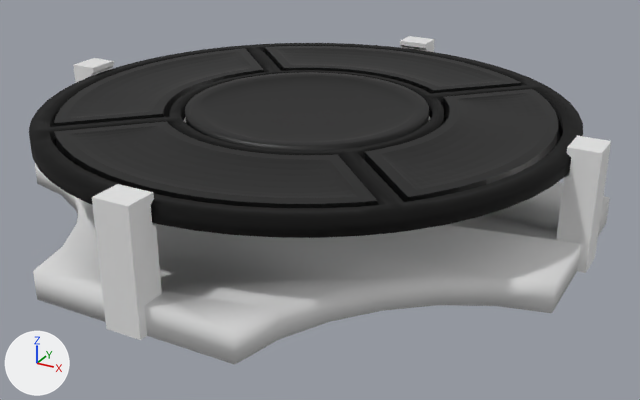
Before and after pictures for a commit that changed the Blender file dpad.blend.
One viewpoint serves both versions: a 50 mm camera at (1.71, -3.01, 1.1) aimed at (0.08, -0.05, -0.39). Every picture has the same lights, and +X, +Y and +Z are marked at lower left.

Objects in the first picture: 'Arrows', 'Enter', 'Holder', 'Plane'.
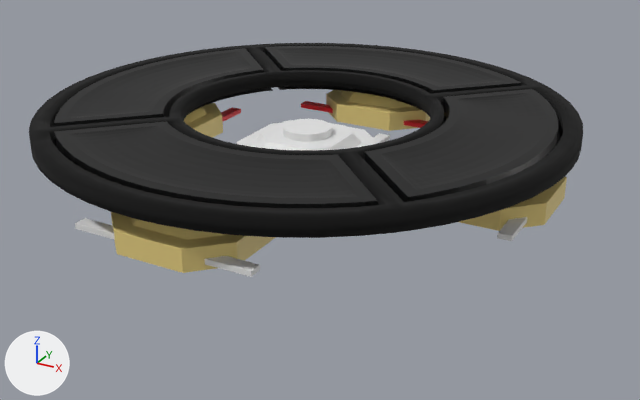
ob_button_leg is not drawn itself; it is used by a modifier of ob_button.
ob_button_depressed is not drawn itself; it is used by a modifier of ob_button.
ob_empty_004 is not drawn itself; it is used by a modifier of ob_button_001.

The change, as a list of edits to the scene's bpy script:
```text
Add mat_material_004:
    mat_material_004 = principled_material('Material.004')
    mat_material_004.base_color = (0.8, 0.8, 0.8)  # white #e7e7e7
Add mat_material_003:
    mat_material_003 = principled_material('Material.003')
    mat_material_003.base_color = (0.8, 0.629, 0.222)  # yellow #e7d082
Add mat_material_002:
    mat_material_002 = principled_material('Material.002')
    mat_material_002.base_color = (0.8, 0.0102, 0.021)  # red #e71a28
Add me_button_001:
    me_button_001.from_pydata(...)  # 194 vertices, 116 faces; spans x -0.26..0.26, y -0.36..0.36, z -0.124..0.03
    # faces by material slot: [10, 96, 10]
    me_button_001.materials.append(mat_material_002)  # red #e71a28
    me_button_001.materials.append(mat_material_003)  # yellow #e7d082
    me_button_001.materials.append(mat_material_004)  # white #e7e7e7
Add me_cylinder_002:
    me_cylinder_002.from_pydata(...)  # 128 vertices, 66 faces; spans x -0.1..0.1, y -0.1..0.1, z 0.0..0.03
Add me_button:
    me_button.from_pydata(...)  # 32 vertices, 26 faces; spans x -0.26..0.26, y -0.26..0.26, z -0.124..0.0
Add me_cube_003:
    me_cube_003.from_pydata(...)  # a box spanning x -0.173..0.173, y -0.173..0.173, z -0.173..0.173
Change ob_enter:
    add ob_enter.hide_set(True)  # its collection is switched off
Change ob_plane:
    add ob_plane.hide_set(True)
Add ob_button_001:
    ob_button_001 = bpy.data.objects.new('Button.001', me_button_001)
    ob_button_001.parent = ob_buttons_empty
    ob_button_001.location = (0.0, -0.779, 0.0)
    ob_button_001.rotation_euler = (0.0, 0.0, -1.571)  # degrees (0, 0, -90)
    _m = ob_button_001.modifiers.new('Array', 'ARRAY')
    _m.count = 4
    _m.use_relative_offset = False
    _m.use_object_offset = True
    _m.offset_object = ob_empty_004
Add ob_buttons_empty:
    ob_buttons_empty = bpy.data.objects.new('Buttons Empty', None)
    ob_buttons_empty.location = (0.0, 0.0, -0.122)
Add ob_empty_004:
    ob_empty_004 = bpy.data.objects.new('Empty.004', None)
    ob_empty_004.parent = ob_buttons_empty
    ob_empty_004.location = (-0.779, 0.0, 0.0)
    ob_empty_004.rotation_euler = (0.0, 0.0, -3.142)  # degrees (0, 0, -180)
Add ob_button_depressed:
    ob_button_depressed = bpy.data.objects.new('Button Depressed', me_cylinder_002)
    ob_button_depressed.parent = ob_button
    ob_button_depressed.location = (0.0, 0.0, 0.0)
    ob_button_depressed.hide_set(True)
Add ob_button:
    ob_button = bpy.data.objects.new('Button', me_button)
    ob_button.parent = ob_buttons_empty
    ob_button.location = (0.0, 0.0, 0.0)
    _m = ob_button.modifiers.new('Boolean', 'BOOLEAN')
    _m.object = ob_button_leg
    _m.operation = 'UNION'
    _m = ob_button.modifiers.new('Boolean.001', 'BOOLEAN')
    _m.object = ob_button_depressed
    _m.operation = 'UNION'
Add ob_button_leg:
    ob_button_leg = bpy.data.objects.new('Button Leg', me_cube_003)
    ob_button_leg.parent = ob_button
    ob_button_leg.location = (0.185, -0.235, -0.0937)
    ob_button_leg.scale = (0.144, 0.721, 0.0577)
    _m = ob_button_leg.modifiers.new('Mirror', 'MIRROR')
    _m.use_axis = (True, True, False)
    _m.mirror_object = ob_button
    ob_button_leg.hide_render = True
```

Pixel boxes [x1, y1, x2, y2] of what changed, in the pictures (640 x 400 px):
'Plane', hidden
    before: [33, 36, 611, 365]
'Enter', hidden
    before: [185, 72, 429, 150]
'Button.001', added (yellow)
    after: [75, 90, 567, 277]
    faces in mat_material_003 (yellow #e7d082): [111, 90, 567, 273]
    faces in mat_material_004 (white #e7e7e7): [75, 217, 527, 277]
    faces in mat_material_002 (red #e71a28): [221, 101, 429, 128]
'Button', added
    after: [237, 119, 390, 150]
